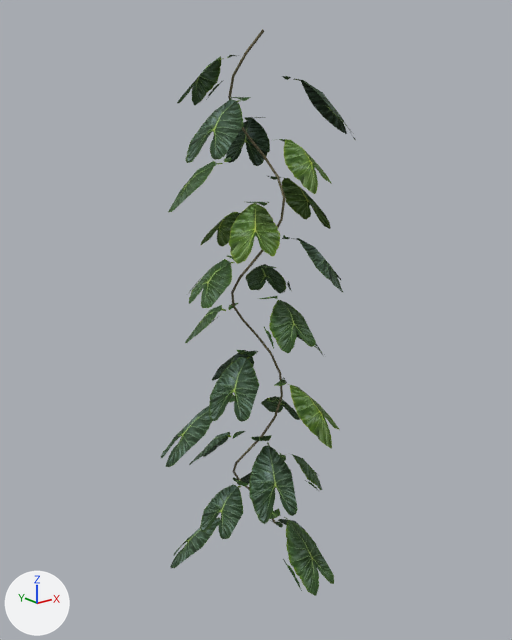
The glTF model public/Assets/terrain/coastal-jungle/objects/forest/climber_01.glb: old version first, new version second.
Rendered twice from a 50 mm camera at (-4.16, -5.18, 4.46) aimed at (0.01, 0.03, 2.38). Lighting does not change. The marker at lower left points along +X, +Y and +Z. The first picture is the older version. Vertices at exactly the same position are counted once.

Names of what the first picture shows: 'climber_01'.
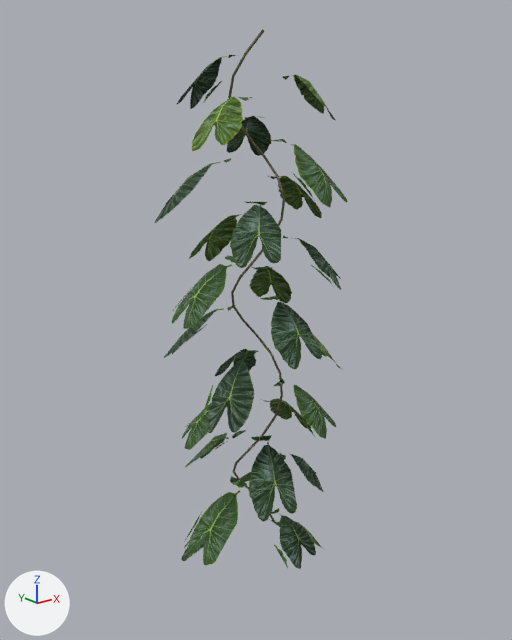
Boxes [x1, y1, x2, y2] around the edits, measured in the pictures (512 x 640 px; the box of a moved part takes in the faces that stretch with it):
'climber_01', reshaped: before [161, 29, 355, 596]; after [154, 29, 347, 569]
part 1 of me_climber, moved or reshaped: before [170, 117, 331, 568]; after [172, 116, 322, 561]
part 2 of me_climber, surface changed: before [161, 55, 355, 596]; after [154, 55, 347, 569]

The change in detail:
me_climber is used by ob_climber_01; location (0.0, 0.0, 0.0).
me_climber had 710 vertices, 1008 faces and spanned x -1.04..0.97, y -1.03..0.98, z -0.52..5.01.
me_climber now has 710 vertices, 1008 faces and spans x -1.01..0.98, y -0.96..1.0, z -0.61..5.01.
me_climber part 1: 327 vertices moved from x -1.04..0.97, y -1.03..0.98, z -0.52..4.82 to x -1.01..0.98, y -0.96..1.0, z -0.61..4.81; 4 vertices removed from x 0.26..0.59, y 0.12..0.45, z 1.03..1.44; 4 vertices added at x 0.32..0.82, y 0.14..0.53, z 0.83..1.4.
me_climber part 2: 323 kept faces spanning x -1.01..0.98, y -0.96..0.98, z -0.61..4.82 get new texture (UV) coordinates.
